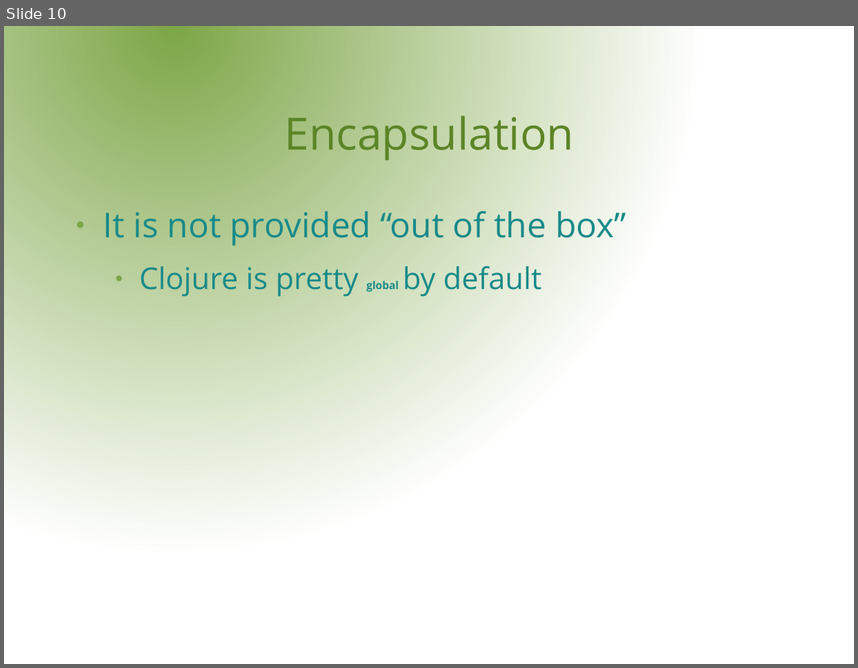
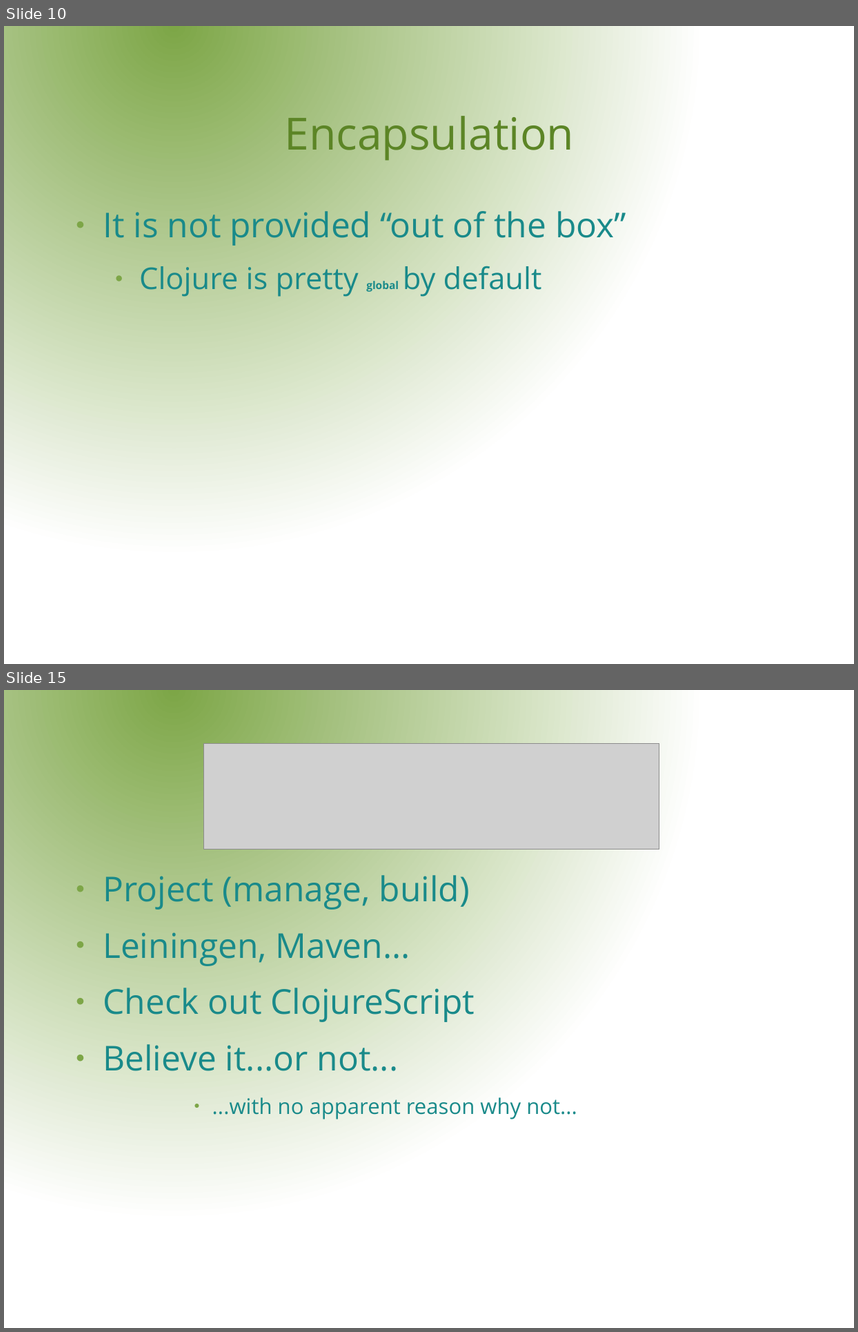
Before and after one commit to rssole/voxxed, a slide deck: resources/presentation/VoxxedDays.odp. Shown one above the other, each under a label of ours: slide 10 before the commit, slides 10 and 15 after it; the slides between them are not shown. The pictures are 858x668 and 858x1332 pixels, drawn with LibreOffice and Linux fonts; fonts in the diff are those of the drawing; grey boxes stand for pictures; background and template pictures are left out. Boxes give left, top, right and bottom in pixels: in the first picture for what was removed or moved away, otherwise in the second. Text is boxed around its words. In the diff, an @@ line names an element or a change of style, - is before the commit and + after.

```diff
--- a/resources/presentation/VoxxedDays.odp
+++ b/resources/presentation/VoxxedDays.odp
@@ slide 15 added at (x1=4, y1=690, x2=854, y2=1328), background gradient #7DA647 to #FFFFFF @@
@@ picture added at (x1=204, y1=743, x2=660, y2=849) @@
@@ text added at (x1=103, y1=875, x2=577, y2=1119), 32 pt, text #198A8A @@
+● Project (manage, build)
+● Leiningen, Maven...
+● Check out ClojureScript
+● Believe it...or not...
+      ● ...with no apparent reason why not...
```
Also in this commit, not shown: 1 slide changed, 5 other slides added, 1 other file.
